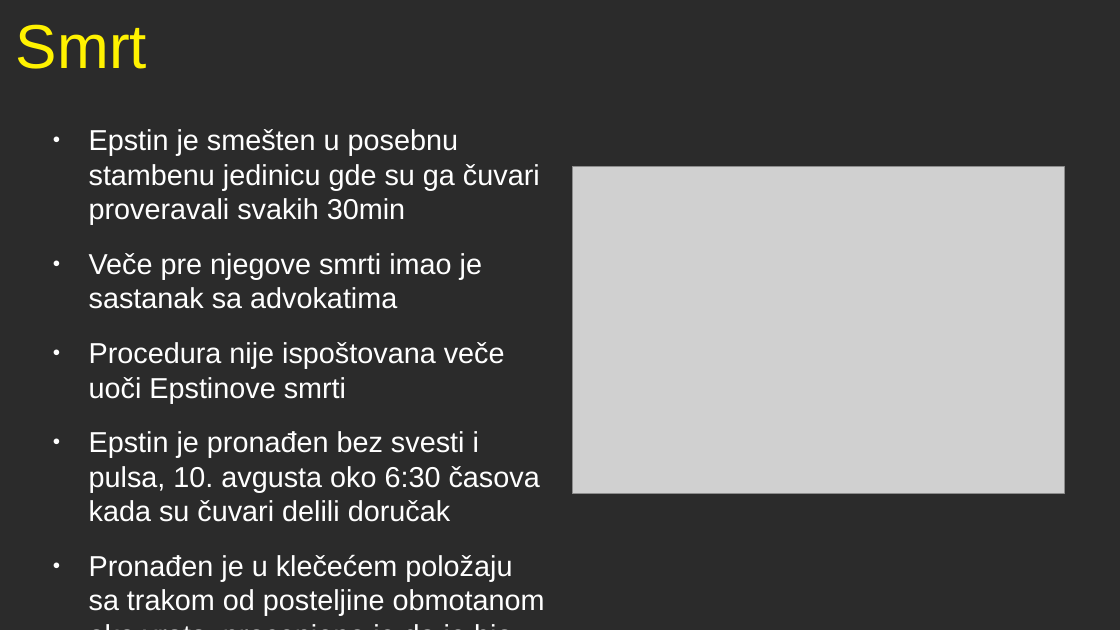
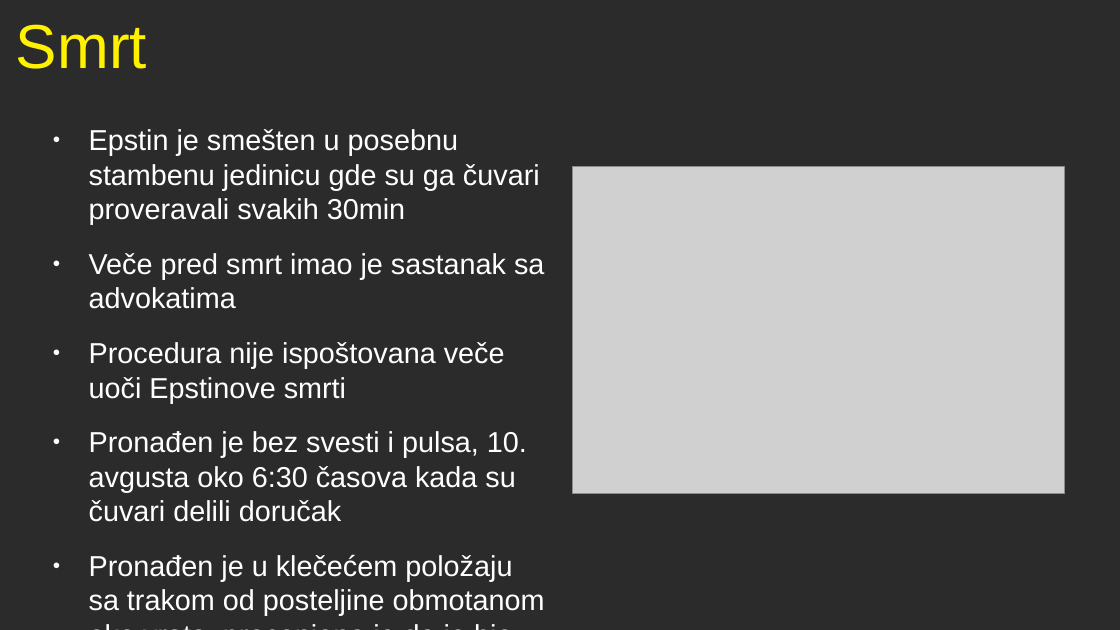
Before and after one commit to andjelaniketic/zetetika, a slide deck: slide 4 of dyefri.odp. Drawn at 1120x630 pixels with LibreOffice and Linux fonts; fonts in the diff are those of the drawing; grey boxes stand for pictures; background and template pictures are left out; a plain dark background stands for a picture behind light text. Boxes give left, top, right and bottom in pixels: in the first picture for what was removed or moved away, otherwise in the second. Text is boxed around its words. In the diff, an @@ line names an element or a change of style, - is before the commit and + after.

```diff
--- a/dyefri.odp
+++ b/dyefri.odp
@@ text at (x1=89, y1=253, x2=544, y2=309): text changed @@
-● Veče pre njegove smrti imao je sastanak sa advokatima
+● Veče pred smrt imao je sastanak sa advokatima
@@ text at (x1=89, y1=431, x2=527, y2=522): text changed @@
-● Epstin je pronađen bez svesti i pulsa, 10. avgusta oko 6:30 časova kada su čuvari delili doručak
+● Pronađen je bez svesti i pulsa, 10. avgusta oko 6:30 časova kada su čuvari delili doručak
```
Also in this commit, not shown: 5 other slides changed, 1 slide added, 1 other file.
